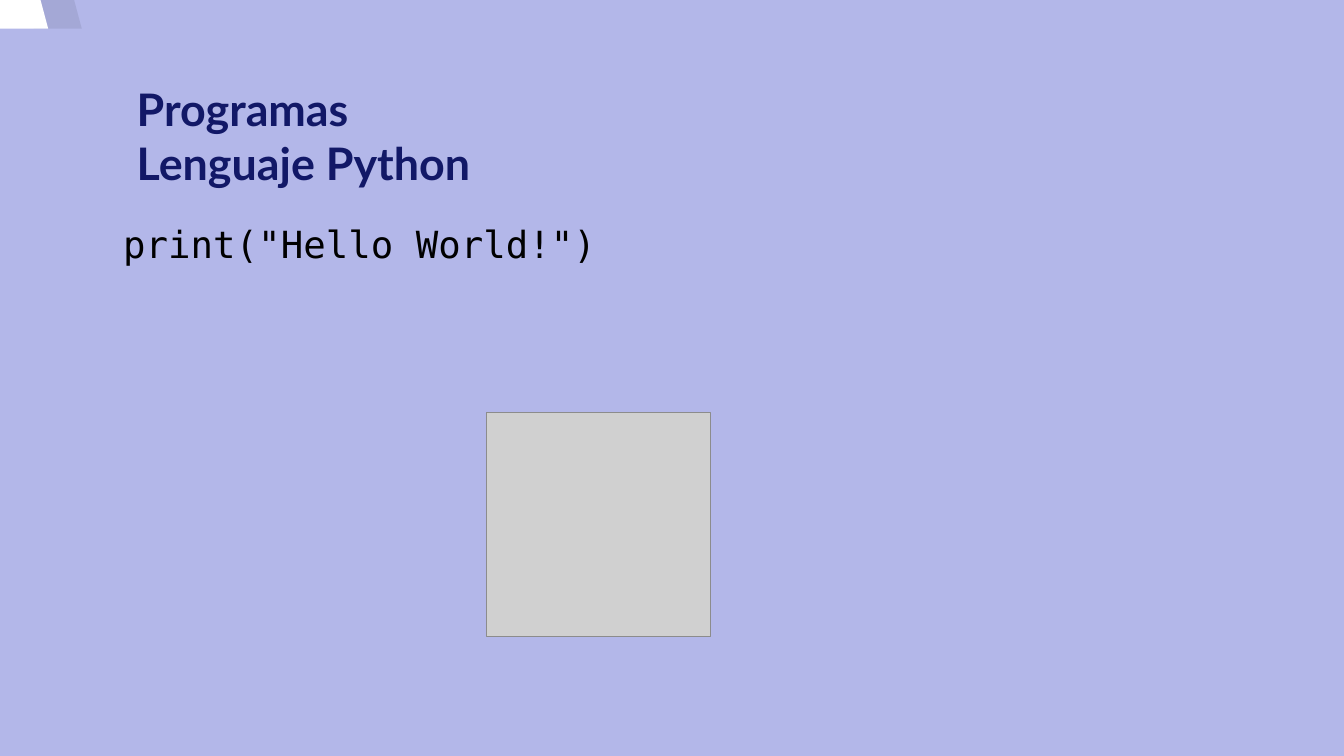
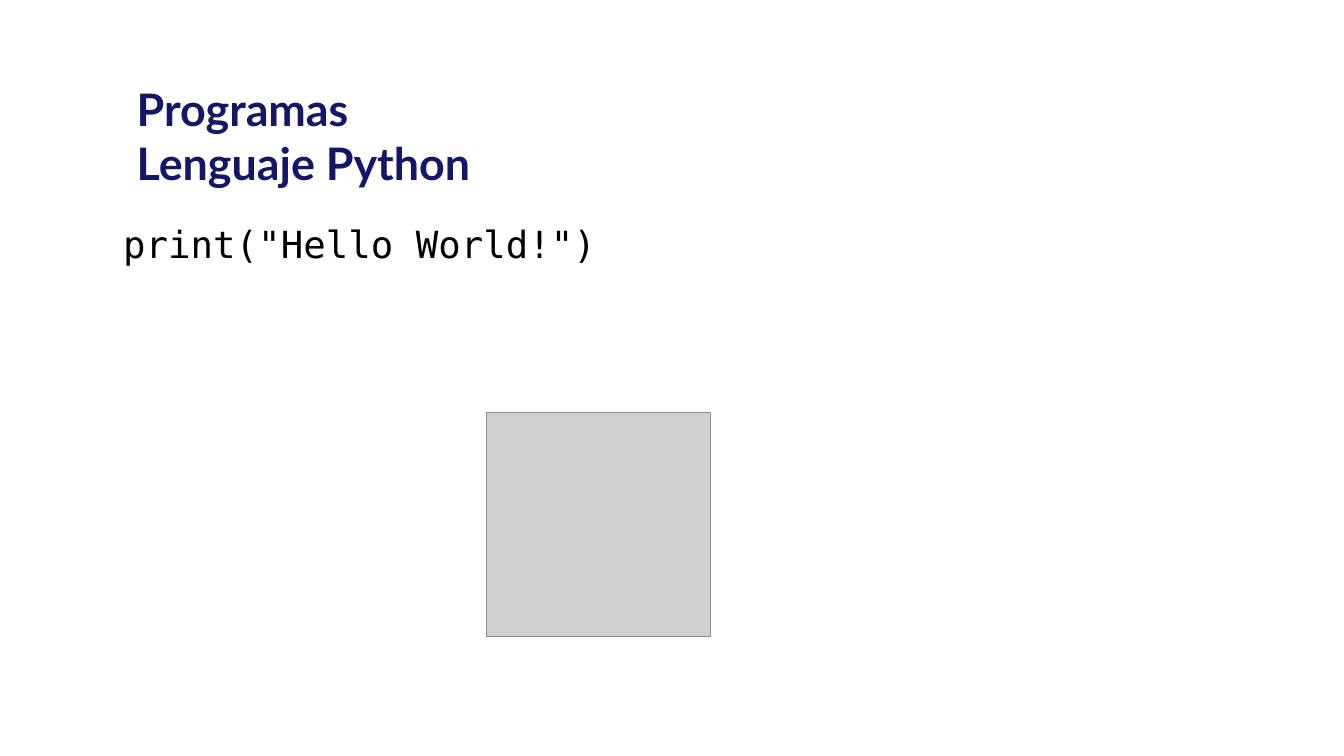
Before and after one commit to josedom24/lmgs_doc, a slide deck: slide 8 of unidades/u3/python1.odp. Drawn at 1344x756 pixels with LibreOffice and Linux fonts; fonts in the diff are those of the drawing; grey boxes stand for pictures; background and template pictures are left out. Boxes give left, top, right and bottom in pixels: in the first picture for what was removed or moved away, otherwise in the second. Text is boxed around its words. In the diff, an @@ line names an element or a change of style, - is before the commit and + after.

```diff
--- a/unidades/u3/python1.odp
+++ b/unidades/u3/python1.odp
@@ background #B3B7E9 to picture (left out) @@
@@ freeform shape removed at box(0, 0, 1210, 756) @@
@@ freeform shape removed at box(34, 0, 1243, 756) @@
```
Also in this commit, not shown: 10 other slides changed, 2 other files.
